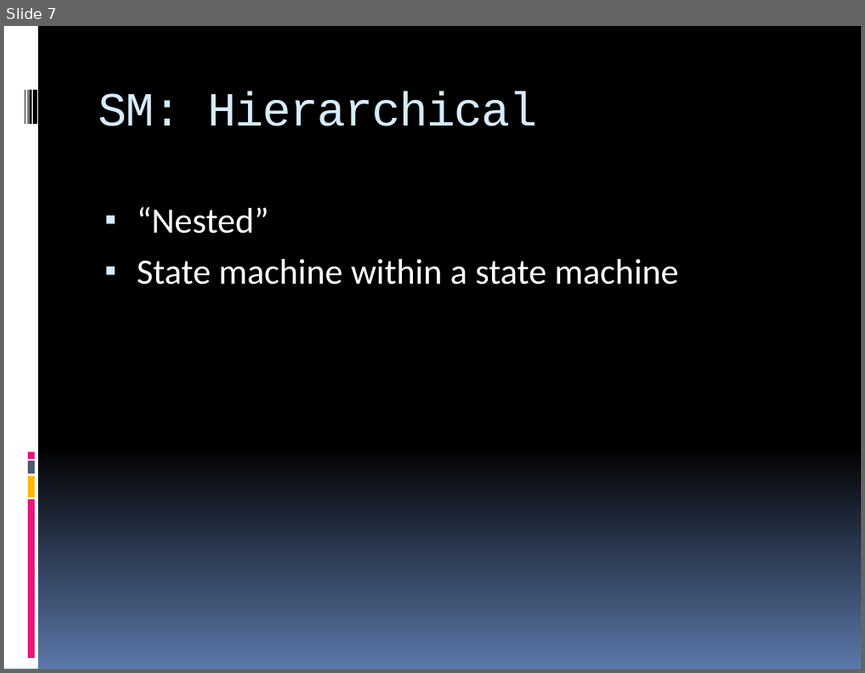
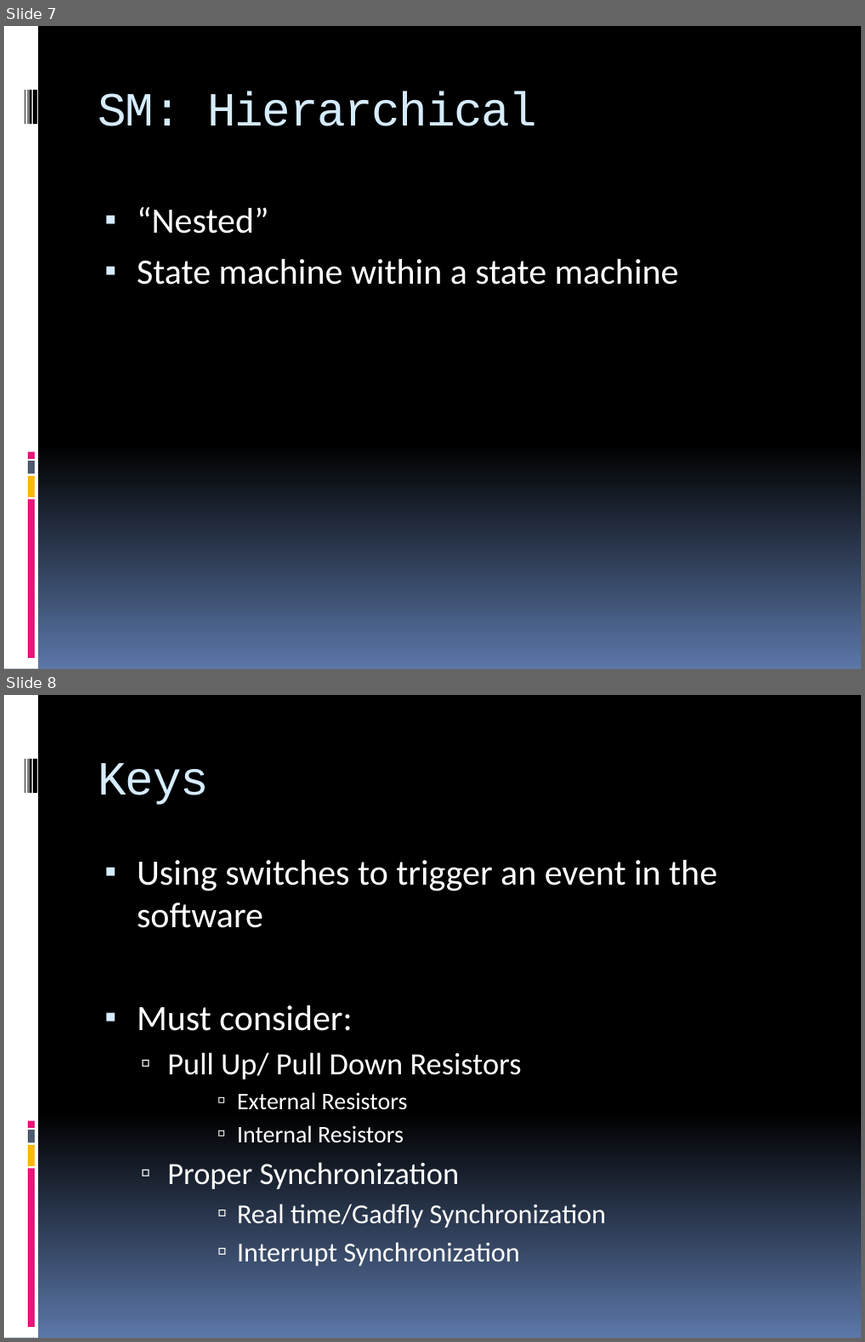
Before and after one commit to Kiefer602/MyTeam, a slide deck: Projects/recap/week5a_recap.pptx. Shown one above the other, each under a label of ours: slide 7 before the commit, slides 7 and 8 after it. The pictures are 865x673 and 865x1342 pixels, drawn with LibreOffice and Linux fonts; fonts in the diff are those of the drawing. Boxes give left, top, right and bottom in pixels: in the first picture for what was removed or moved away, otherwise in the second. Text is boxed around its words. In the diff, an @@ line names an element or a change of style, - is before the commit and + after.

Commit message:
Added Keys section, need help with Keys lab

```diff
--- a/Projects/recap/week5a_recap.pptx
+++ b/Projects/recap/week5a_recap.pptx
@@ slide 8 added at [4, 695, 861, 1338], background gradient #000000 to #5B77A8; not listed: 9 template elements that a slide beside it also shows @@
@@ title added at [98, 763, 209, 805], 40 pt, text #D6ECFF @@
+Keys
@@ text added at [137, 860, 717, 1265], 30 pt, text #FFFFFF @@
+▪ Using switches to trigger an event in the software
+▪ Must consider:
+  ▫ Pull Up/ Pull Down Resistors
+        ▫ External Resistors
+        ▫ Internal Resistors
+  ▫ Proper Synchronization
+        ▫ Real time/Gadfly Synchronization
+        ▫ Interrupt Synchronization
```
Also in this commit, not shown: 6 other slides added, 1 slide removed.
